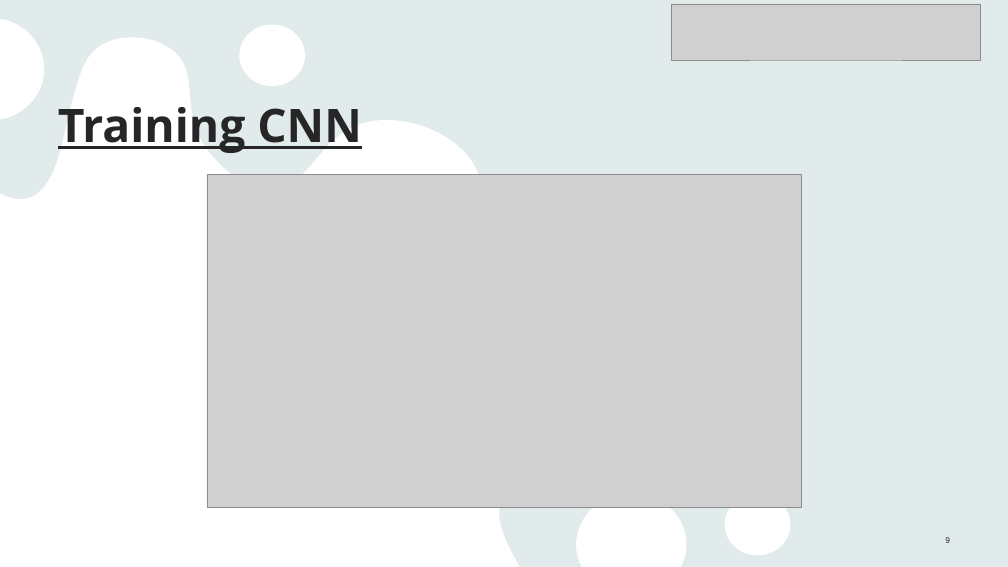
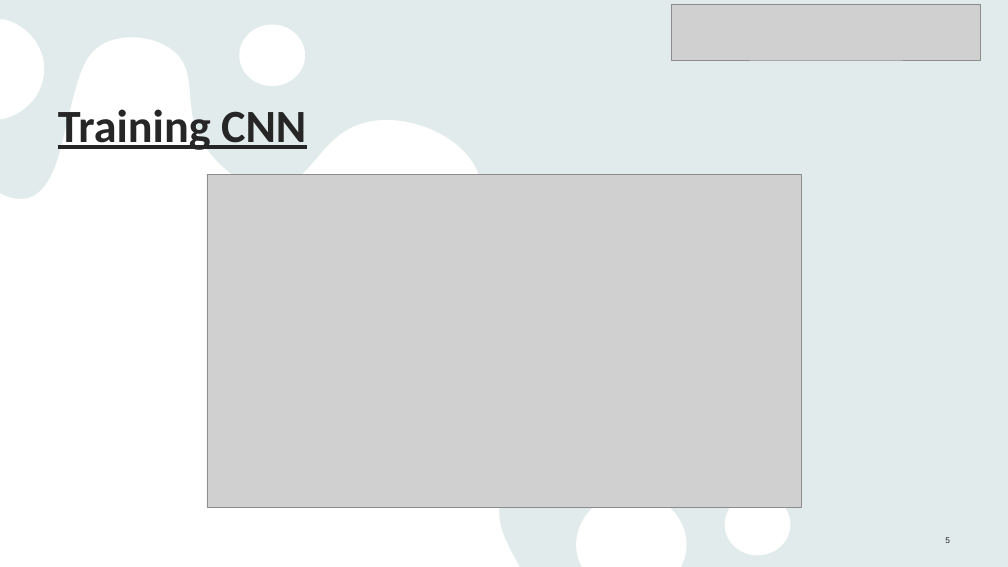
Before and after one commit to Linelle-7/Sprecherkennung-Deep-Learning-, a slide deck: slide 5 of VoiceRecognition_Zwischenstand .pptx (slide 9 before the commit). Drawn at 1008x567 pixels with LibreOffice and Linux fonts; fonts in the diff are those of the drawing; grey boxes stand for pictures. Boxes give left, top, right and bottom in pixels: in the first picture for what was removed or moved away, otherwise in the second. Text is boxed around its words. In the diff, an @@ line names an element or a change of style, - is before the commit and + after.

```diff
--- a/VoiceRecognition_Zwischenstand .pptx
+++ b/VoiceRecognition_Zwischenstand .pptx
@@ title "Training CNN" at box(58, 109, 306, 150): font Open Sans to Calibri @@
```
Also in this commit, not shown: 5 other slides changed, 3 slides added, 4 slides removed.
